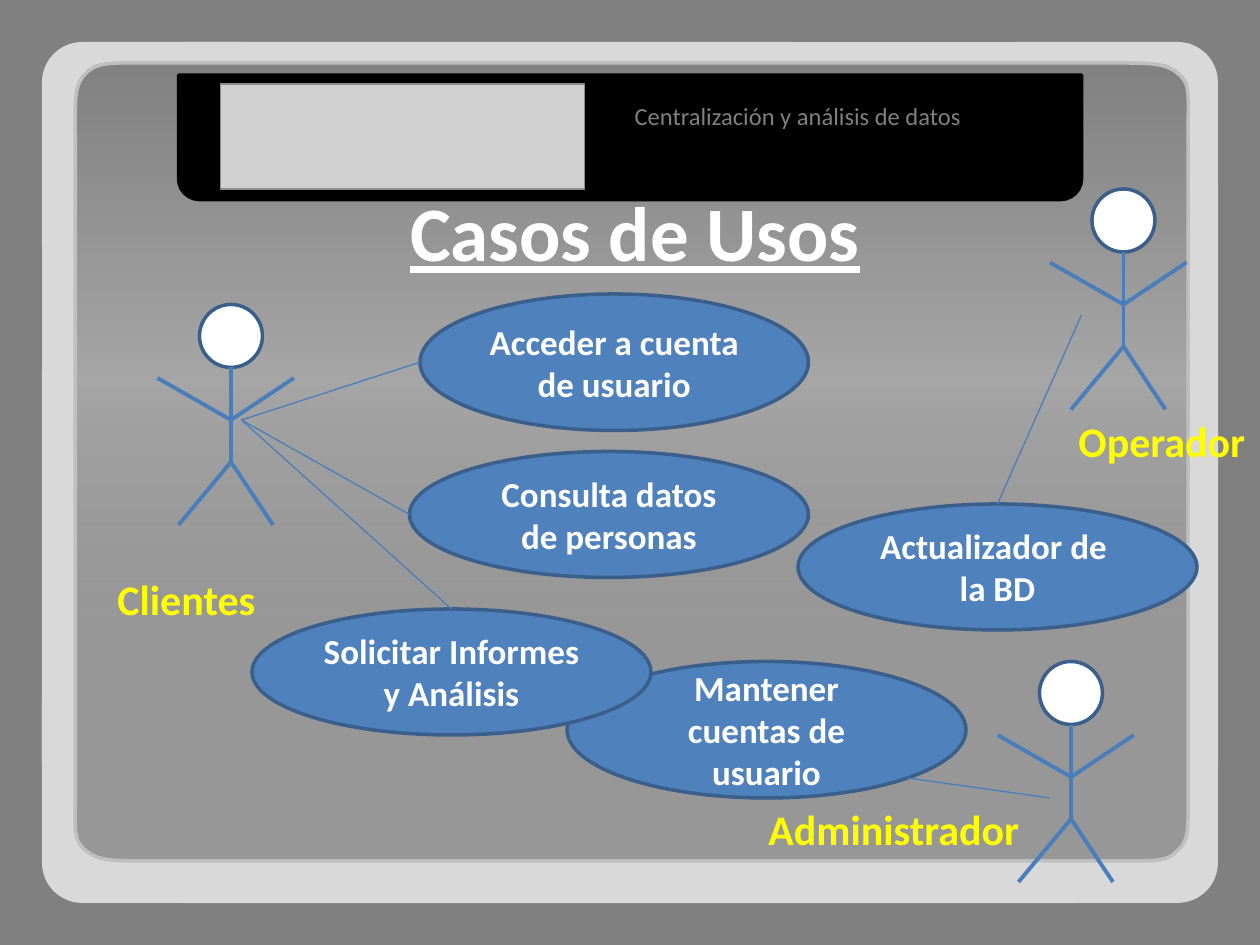
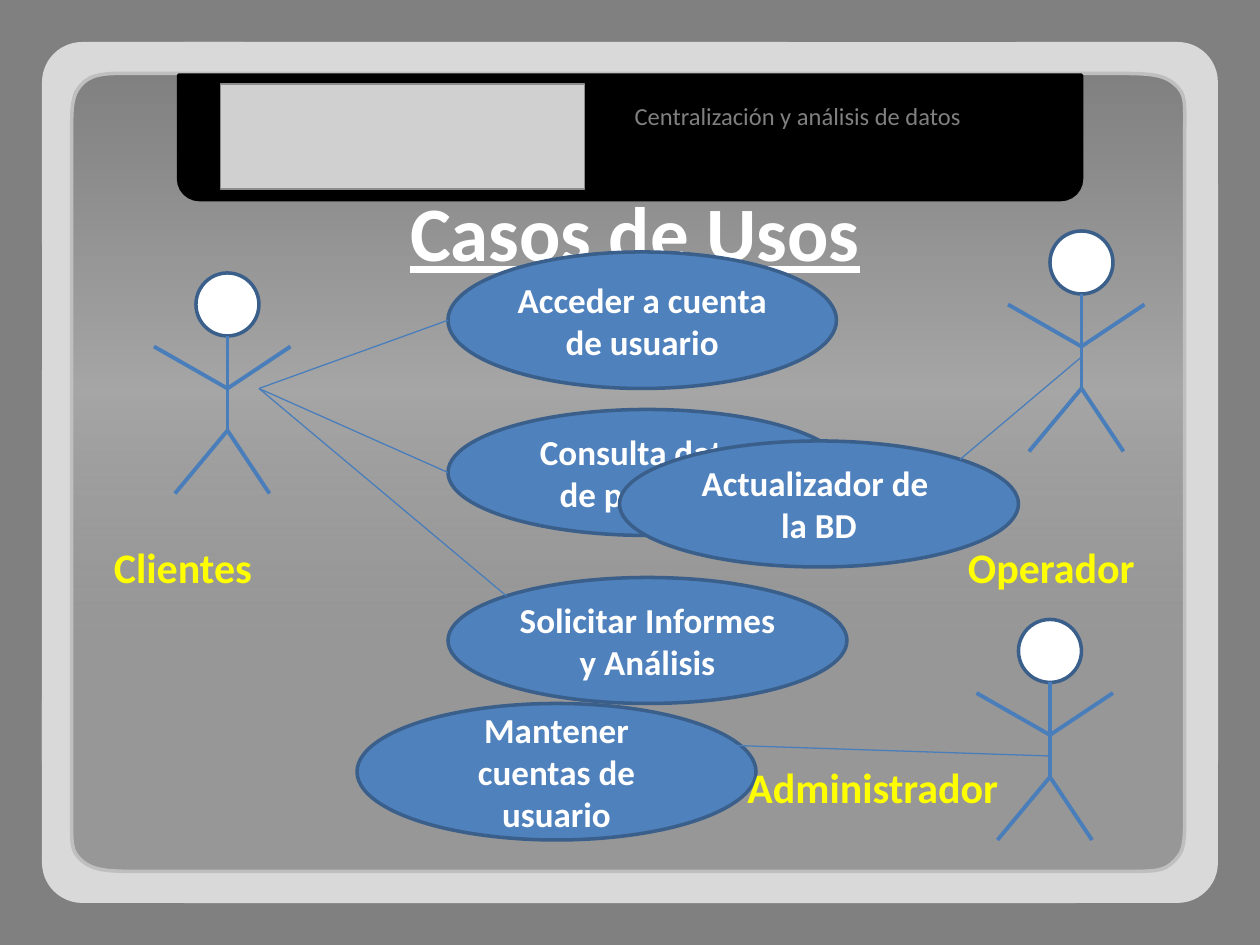
Before and after one commit to adrianachelotti/tallerdesarrollo1ero2011, a slide deck: slide 2 of Presentacion/Tecnica/Presentacion Tecnica.pptx. Drawn at 1260x945 pixels with LibreOffice and Linux fonts; fonts in the diff are those of the drawing; grey boxes stand for pictures. Boxes give left, top, right and bottom in pixels: in the first picture for what was removed or moved away, otherwise in the second. Text is boxed around its words. In the diff, an @@ line names an element or a change of style, - is before the commit and + after.

```diff
--- a/Presentacion/Tecnica/Presentacion Tecnica.pptx
+++ b/Presentacion/Tecnica/Presentacion Tecnica.pptx
@@ freeform shape: place and size @@
-freeform shape at bbox=[73, 62, 1189, 862]
+freeform shape at bbox=[71, 72, 1187, 872]
@@ ellipse: place and size @@
-ellipse at bbox=[1092, 189, 1155, 252]
+ellipse at bbox=[1050, 231, 1113, 294]
@@ ellipse "Acceder a cuenta de usuario": place and size @@
-ellipse "Acceder a cuenta de usuario" at bbox=[420, 294, 808, 430]
+ellipse "Acceder a cuenta de usuario" at bbox=[449, 252, 837, 388]
@@ ellipse: place and size @@
-ellipse at bbox=[199, 305, 262, 368]
+ellipse at bbox=[197, 273, 260, 336]
@@ line moved from (1124, 252) - (1124, 346) to (1081, 294) - (1081, 388) @@
@@ line moved from (242, 420) - (420, 363) to (260, 388) - (449, 320) @@
@@ line moved from (1124, 305) - (1050, 262) to (1081, 346) - (1008, 305) @@
@@ line moved from (1124, 305) - (1187, 262) to (1081, 346) - (1144, 305) @@
@@ line moved from (998, 504) - (1081, 315) to (960, 460) - (1081, 357) @@
@@ line moved from (242, 420) - (451, 609) to (260, 388) - (507, 596) @@
@@ line moved from (242, 420) - (410, 514) to (260, 388) - (449, 472) @@
@@ line moved from (1124, 346) - (1071, 410) to (1081, 388) - (1029, 451) @@
@@ line moved from (1124, 346) - (1166, 410) to (1081, 388) - (1124, 451) @@
@@ ellipse "Consulta datos de personas": place and size @@
-ellipse "Consulta datos de personas" at bbox=[410, 451, 809, 577]
+ellipse "Consulta datos de personas" at bbox=[449, 410, 848, 536]
@@ 5 lines, 1 text: place and size @@
-5 lines, 1 text at bbox=[117, 368, 294, 616]
+5 lines, 1 text at bbox=[114, 336, 291, 584]
@@ ellipse "Actualizador de la BD": place and size @@
-ellipse "Actualizador de la BD" at bbox=[798, 504, 1197, 630]
+ellipse "Actualizador de la BD" at bbox=[620, 441, 1019, 567]
@@ text "Operador" rewrapped from bbox=[1078, 423, 1245, 468] to bbox=[968, 553, 1135, 590] @@
@@ ellipse "Solicitar Informes y Análisis": place and size @@
-ellipse "Solicitar Informes y Análisis" at bbox=[252, 609, 651, 735]
+ellipse "Solicitar Informes y Análisis" at bbox=[449, 577, 848, 703]
@@ ellipse "Mantener cuentas de usuario": place and size @@
-ellipse "Mantener cuentas de usuario" at bbox=[567, 662, 966, 798]
+ellipse "Mantener cuentas de usuario" at bbox=[357, 703, 756, 839]
@@ 5 lines, 1 text, 1 ellipse: place and size @@
-5 lines, 1 text, 1 ellipse at bbox=[768, 662, 1134, 882]
+5 lines, 1 text, 1 ellipse at bbox=[747, 620, 1113, 840]
@@ line moved from (907, 777) - (1050, 798) to (735, 746) - (1050, 756) @@
```
